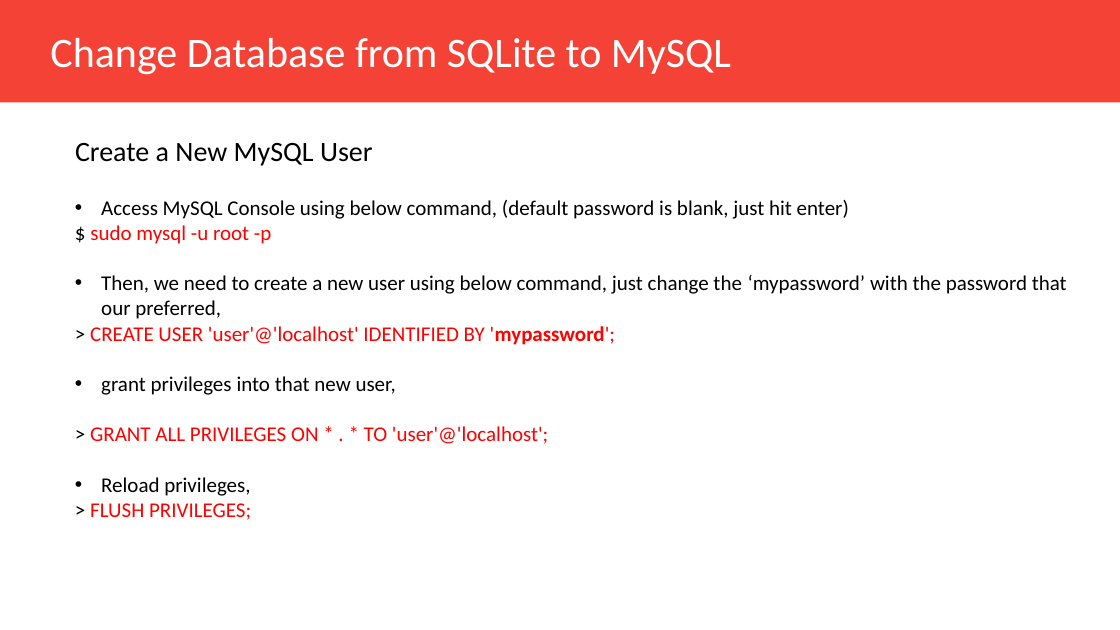
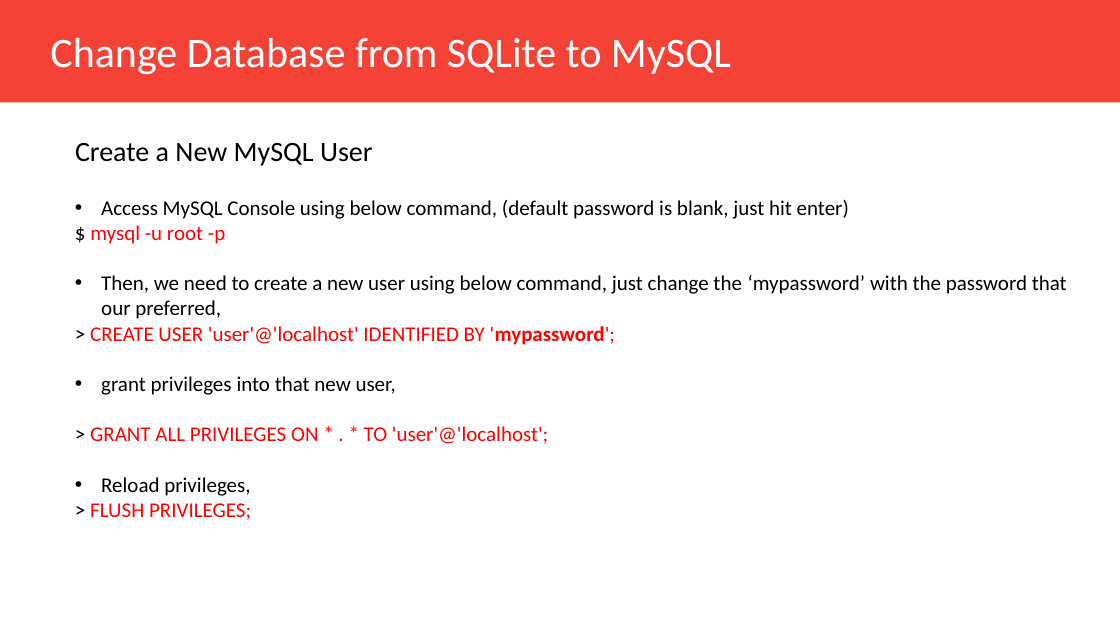
Before and after one commit to Muhammad-Yunus/Flask-Web-Development, a slide deck: slide 29 of pertemuan_9/Pertemuan_9.pptx. Drawn at 1120x630 pixels with LibreOffice and Linux fonts; fonts in the diff are those of the drawing. Boxes give left, top, right and bottom in pixels: in the first picture for what was removed or moved away, otherwise in the second. Text is boxed around its words. In the diff, an @@ line names an element or a change of style, - is before the commit and + after.

```diff
--- a/pertemuan_9/Pertemuan_9.pptx
+++ b/pertemuan_9/Pertemuan_9.pptx
@@ text at (90,225,225,244): text changed @@
-$ sudo mysql -u root -p
+$ mysql -u root -p
```
Also in this commit, not shown: 6 other slides changed.
